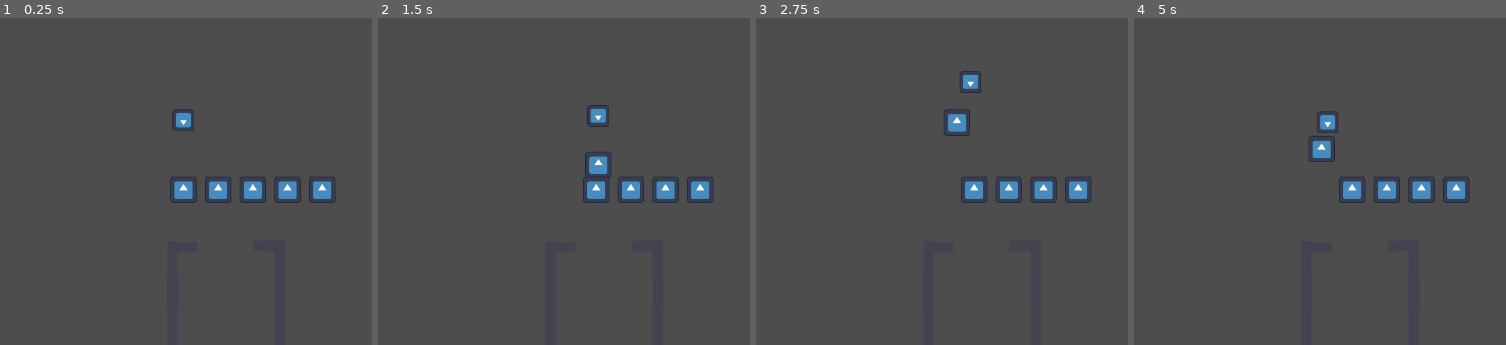
Above: before the commit, frames 1-4 (left to right).
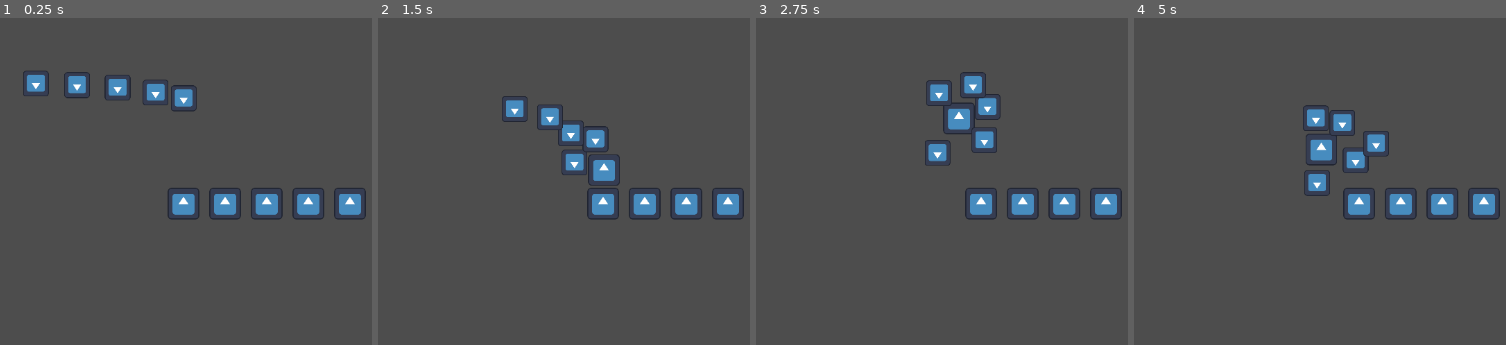
Above: after the commit, the same moments.

Repository: GrassTypeProgrammer/Medie-Z-val
Game: Godot game, scene res://levels/level/level.tscn
The game is run twice, just before and just after one commit, with the same random seed, the same clock (stepped at 60 frames per second) and the same inputs. The engine's default icon, where the game draws it, is replaced by a stand-in: a white triangle on a blue panel in a dark square.
Inputs (mouse positions are in pixels of both pictures, inside the frame that each line leads up to):
- Up to frame 1 (0.25 s): no input
- Up to frame 2 (1.5 s): move the mouse to (738, 96) at 0.52 s; click (738, 96) at 0.6 s; move the mouse to (400, 142) at 1.27 s; click (400, 142) at 1.35 s
- Up to frame 3 (2.75 s): move the mouse to (1020, 21) at 2.02 s; click (1020, 21) at 2.1 s
- Up to frame 4 (5 s): move the mouse to (1279, 210) at 2.77 s; click (1279, 210) at 2.85 s; move the mouse to (outside the picture) at 3.52 s; click (outside the picture) at 3.6 s; move the mouse to (outside the picture) at 4.27 s; click (outside the picture) at 4.35 s

The runs differ from the first frame. In frame 1, 5.7% of the frame differs, in the area x 6-99%, y 16-62%; in frame 2, 5.4%; in frame 3, 5.1%; in frame 4, 5.2%.

Commit message:
Created a signal for zombies to get a new target

Diff:
--- a/character_controller/character_controller.gd
+++ b/character_controller/character_controller.gd
@@ -14,6 +14,9 @@
 		character.index = i;
 		add_child(character);
 		characters.push_back(character);
+
+
+
 
 
 # Called every frame. 'delta' is the elapsed time since the previous frame.
@@ -43,3 +46,17 @@
 	if(!just_selected_character):
 		characters[selected_character]._set_destination(get_global_mouse_position());
 		index+=1;
+
+
+func _get_closest_character(origin: Vector2):
+	var closest;
+	var closestDistance = -1;
+
+	for	character in characters:
+		var currentDistance = origin.distance_to(character.position);
+
+		if(closestDistance == -1 || currentDistance < closestDistance):
+			closestDistance = currentDistance;
+			closest = character;
+
+	return closest;
--- a/enemies/base_zombie/base_zombie.gd
+++ b/enemies/base_zombie/base_zombie.gd
@@ -2,8 +2,10 @@
 
 var movement_speed: float = 200.0
 var movement_target_position: Vector2 = Vector2(60.0,180.0)
+var targetCharacter;
+@onready var navigation_agent: NavigationAgent2D = $NavigationAgent2D
+signal needsNewTarget;
 
-@onready var navigation_agent: NavigationAgent2D = $NavigationAgent2D
 
 func _ready():
 	# These values need to be adjusted for the actor's speed
@@ -11,24 +13,33 @@
 	navigation_agent.path_desired_distance = 4.0
 	navigation_agent.target_desired_distance = 4.0
 
+
 	# Make sure to not await during _ready.
 	call_deferred("actor_setup")
 
 func actor_setup():
 	# Wait for the first physics frame so the NavigationServer can sync.
 	await get_tree().physics_frame
+#	targetCharacter = (get_parent() as enemy_manager)._get_new_target(position);
 
 	# Now that the navigation map is no longer empty, set the movement target.
-	set_movement_target(get_global_mouse_position())
+	needsNewTarget.emit(self);
+
 
 func set_movement_target(movement_target: Vector2):
 	navigation_agent.target_position = movement_target
 
 func _physics_process(delta):
-	set_movement_target(get_global_mouse_position())
+	if(targetCharacter == null):
+		needsNewTarget.emit(self);
+		return;
+
 
 	if navigation_agent.is_navigation_finished():
 		return
+
+	set_movement_target(targetCharacter.position);
+
 
 	var current_agent_position: Vector2 = global_position
 	var next_path_position: Vector2 = navigation_agent.get_next_path_position()
@@ -39,3 +50,8 @@
 
 	velocity = new_velocity
 	move_and_slide()
+
+
+func _set_new_target(newTarget):
+	targetCharacter = newTarget;
+	set_movement_target(targetCharacter.position);
--- /dev/null
+++ b/enemy_manager/enemy_manager.gd
@@ -0,0 +1,25 @@
+extends Node2D
+class_name enemy_manager;
+
+var zombie_scene = preload("res://enemies/basic_zombie/basic_zombie.tscn");
+var target;
+
+# Called when the node enters the scene tree for the first time.
+func _ready():
+	for i in 5:
+		var zombie = zombie_scene.instantiate();
+		zombie.position = Vector2(i * -100, -100);
+		add_child(zombie);
+		zombie.connect("needsNewTarget", _get_new_target);
+
+
+
+# Called every frame. 'delta' is the elapsed time since the previous frame.
+func _process(delta):
+	pass;
+
+
+func _get_new_target(zombie):
+	var target = $"../character_controller"._get_closest_character(zombie.position)
+#	return $"../character_controller"._get_closest_character(position);
+	zombie._set_new_target(target);
--- /dev/null
+++ b/enemy_manager/enemy_manager.tscn
@@ -0,0 +1,6 @@
+[gd_scene load_steps=2 format=3 uid="uid://bfj5jq8u671o4"]
+
+[ext_resource type="Script" path="res://enemy_manager/enemy_manager.gd" id="1_xr6ph"]
+
+[node name="enemy_manager" type="Node2D"]
+script = ExtResource("1_xr6ph")
--- a/levels/level/level.tscn
+++ b/levels/level/level.tscn
@@ -1,49 +1,23 @@
-[gd_scene load_steps=5 format=3 uid="uid://l717eum1eevl"]
+[gd_scene load_steps=4 format=3 uid="uid://bxyyqep0153we"]
 
 [ext_resource type="PackedScene" uid="uid://bai6sd6bsnbj6" path="res://character_controller/character_controller.tscn" id="1_ui5l1"]
-[ext_resource type="PackedScene" uid="uid://c4ixfrcmd12uh" path="res://enemies/basic_zombie/basic_zombie.tscn" id="2_ydwl3"]
-[ext_resource type="PackedScene" uid="uid://dw4svx0h3wp3m" path="res://construction/wall.tscn" id="3_hynhr"]
+[ext_resource type="PackedScene" uid="uid://bfj5jq8u671o4" path="res://enemy_manager/enemy_manager.tscn" id="4_xga3o"]
 
-[sub_resource type="NavigationPolygon" id="NavigationPolygon_cjke7"]
-vertices = PackedVector2Array(267, 375, 267, 641, -16, 641, -13, 379, 41, 377, 204, 375, 42, 347, 205, 345, -1152, 642, -1159, -650, 1156, -644, -45, 352, 1149, 651, 297, 641, 298, 344, -48, 644, -13, 350, 257, 344)
-polygons = Array[PackedInt32Array]([PackedInt32Array(0, 1, 2, 3, 4, 5), PackedInt32Array(5, 4, 6, 7), PackedInt32Array(8, 9, 10, 11), PackedInt32Array(10, 12, 13, 14), PackedInt32Array(11, 15, 8), PackedInt32Array(16, 11, 10), PackedInt32Array(6, 16, 10), PackedInt32Array(7, 6, 10, 17), PackedInt32Array(17, 10, 14)])
-outlines = Array[PackedVector2Array]([PackedVector2Array(-1159, -650, 1156, -644, 1149, 651, 297, 641, 298, 344, 257, 344, 205, 345, 204, 375, 267, 375, 267, 641, -16, 641, -13, 379, 41, 377, 42, 347, -13, 350, -45, 352, -48, 644, -1152, 642)])
+[sub_resource type="NavigationPolygon" id="NavigationPolygon_df0y5"]
+vertices = PackedVector2Array(1, 1, 373, 2, 376, 160, 2, 156)
+polygons = Array[PackedInt32Array]([PackedInt32Array(0, 1, 2, 3)])
+outlines = Array[PackedVector2Array]([PackedVector2Array(1, 1, 373, 2, 376, 160, 2, 156)])
 
-[node name="level" type="Node2D"]
+[node name="Level" type="Node2D"]
 
 [node name="character_controller" parent="." instance=ExtResource("1_ui5l1")]
 
-[node name="SubViewport" type="SubViewport" parent="."]
+[node name="enemy_manager" parent="." instance=ExtResource("4_xga3o")]
+
+[node name="navigation" type="Node2D" parent="."]
+
+[node name="NavigationRegion2D" type="NavigationRegion2D" parent="navigation"]
+navigation_polygon = SubResource("NavigationPolygon_df0y5")
 
 [node name="Camera2D" type="Camera2D" parent="."]
-zoom = Vector2(0.5, 0.5)
-
-[node name="basic_zombie" parent="." instance=ExtResource("2_ydwl3")]
-
-[node name="Node2D" type="Node2D" parent="."]
-
-[node name="NavigationRegion2D" type="NavigationRegion2D" parent="Node2D"]
-position = Vector2(-3, 3)
-navigation_polygon = SubResource("NavigationPolygon_cjke7")
-
-[node name="wall2" parent="Node2D" instance=ExtResource("3_hynhr")]
-position = Vector2(278, 448)
-
-[node name="wall" parent="Node2D" instance=ExtResource("3_hynhr")]
-position = Vector2(278, 549)
-
-[node name="wall3" parent="Node2D" instance=ExtResource("3_hynhr")]
-position = Vector2(-32, 449)
-
-[node name="wall4" parent="Node2D" instance=ExtResource("3_hynhr")]
-position = Vector2(-32, 550)
-
-[node name="wall5" parent="Node2D" instance=ExtResource("3_hynhr")]
-position = Vector2(4, 366)
-rotation = 1.56401
-scale = Vector2(1, 0.360067)
-
-[node name="wall6" parent="Node2D" instance=ExtResource("3_hynhr")]
-position = Vector2(238, 362)
-rotation = 1.56401
-scale = Vector2(1, 0.360067)
+zoom = Vector2(0.6, 0.6)
--- a/levels/level/testZombie.gd
+++ b/levels/level/testZombie.gd
@@ -1,12 +1,16 @@
 extends NavigationAgent2D
 
 var thisRID;
+var targetCharacter;
+
 
 # Called when the node enters the scene tree for the first time.
 func _ready():
 	thisRID = NavigationServer2D.agent_create();
 	NavigationServer2D.agent_set_position(thisRID, Vector2(-500, -500));
 
+
+
 # Called every frame. 'delta' is the elapsed time since the previous frame.
 func _process(delta):
 #	NavigationServer2D.
